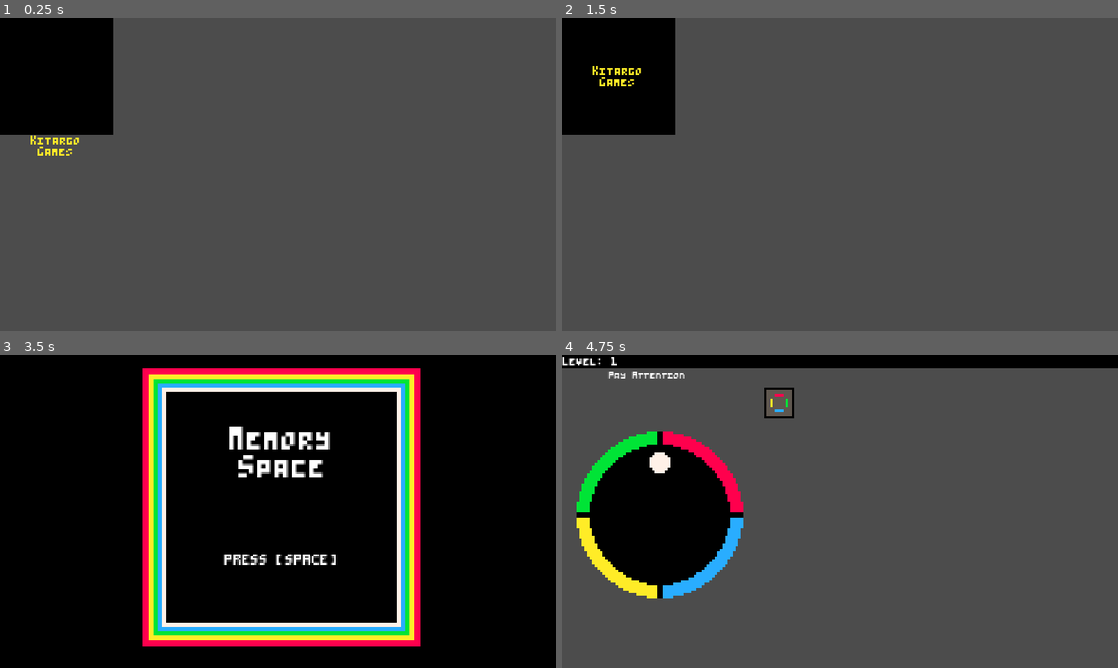
Above: before the commit, frames 1-4 (two rows, left to right).
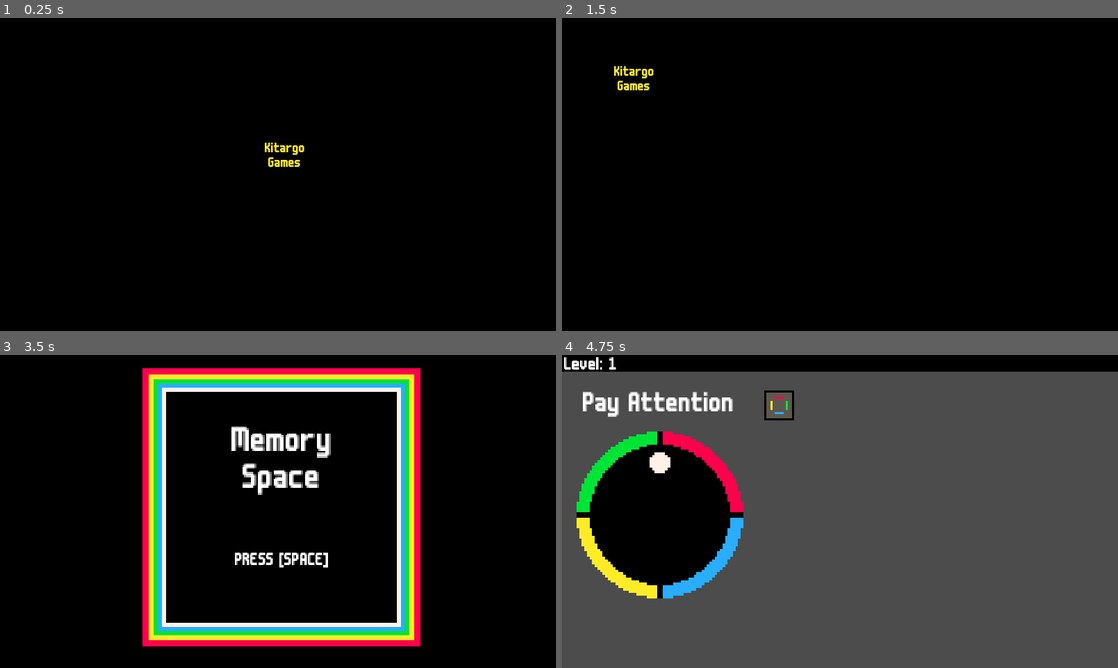
Above: after the commit, the same moments.

Repository: sugarvoid/memory-space
Game: Godot game, scene res://scene/SplashScreen.tscn
Same seed, same stepped clock (60 frames per second), same inputs: the game is played once before the commit and once after it.
Inputs:
- Up to frame 1 (0.25 s): no input
- Up to frame 2 (1.5 s): tap Enter (ui_accept) at 0.5, 0.77 s; hold Space (space) 0.53-1.28 s; tap Space (space) at 1.35 s
- Up to frame 3 (3.5 s): tap Enter (ui_accept) at 1.52, 2, 2.75, 3.02 s; hold Space (space) 2.03-2.78 s; tap Space (space) at 2.85 s
- Up to frame 4 (4.75 s): tap Space (space) at 3.5, 4.35 s; hold Space (space) 3.53-4.28 s; tap Enter (ui_accept) at 3.77, 4.52 s

The runs differ from the first frame. In frame 1, 92% of the frame differs, in the area x 0-100%, y 0-100%; in frame 2, 93%; in frame 3, 2.4%; in frame 4, 2.6%.

Commit message:
Changed font

Diff:
--- a/Game.tscn
+++ b/Game.tscn
@@ -4,12 +4,12 @@
 [ext_resource path="res://Game.gd" type="Script" id=2]
 [ext_resource path="res://image/ball.png" type="Texture" id=3]
 [ext_resource path="res://image/wheel.png" type="Texture" id=4]
+[ext_resource path="res://font/m6x11_16.tres" type="DynamicFont" id=5]
 [ext_resource path="res://Ball.gd" type="Script" id=6]
 [ext_resource path="res://Segment.tscn" type="PackedScene" id=7]
-[ext_resource path="res://font/pico_12.tres" type="DynamicFont" id=8]
 
 [sub_resource type="RectangleShape2D" id=1]
-extents = Vector2( 2, 7.5 )
+extents = Vector2( 1.33333, 7.5 )
 
 [sub_resource type="Animation" id=2]
 resource_name = "start_round"
@@ -71,7 +71,7 @@
 [node name="SquareContainer" type="Node2D" parent="."]
 
 [node name="StartingPos" type="Position2D" parent="."]
-position = Vector2( 210, 55 )
+position = Vector2( 210, 58 )
 
 [node name="Sprite" type="Sprite" parent="."]
 visible = false
@@ -83,8 +83,8 @@
 region_rect = Rect2( 6, 0, 1, 1 )
 
 [node name="Sprite2" type="Sprite" parent="."]
-position = Vector2( 644, 15 )
-scale = Vector2( 666.5, 15.5 )
+position = Vector2( 644, 19 )
+scale = Vector2( 666.5, 19.5 )
 texture = ExtResource( 1 )
 hframes = 16
 region_rect = Rect2( 0, 0, 1, 1 )
@@ -122,20 +122,21 @@
 shape = SubResource( 1 )
 
 [node name="LblLevel" type="Label" parent="."]
-margin_left = 1.0
-margin_top = 1.0
-margin_right = 41.0
-margin_bottom = 7.0
-rect_scale = Vector2( 2, 2 )
-custom_fonts/font = ExtResource( 8 )
+margin_left = 2.0
+margin_top = 2.0
+margin_right = 45.0
+margin_bottom = 16.0
+rect_scale = Vector2( 1.3, 1.3 )
+custom_fonts/font = ExtResource( 5 )
+text = "Level 1"
 
 [node name="Instructions" type="Label" parent="."]
-margin_left = 30.0
-margin_top = 18.0
-margin_right = 111.0
-margin_bottom = 29.0
-rect_scale = Vector2( 1.7, 1.7 )
-custom_fonts/font = ExtResource( 8 )
+margin_left = 22.0
+margin_top = 42.0
+margin_right = 107.0
+margin_bottom = 56.0
+rect_scale = Vector2( 2, 2 )
+custom_fonts/font = ExtResource( 5 )
 text = "Pay Attention"
 align = 1
 
@@ -146,7 +147,7 @@
 margin_right = 100.0
 margin_bottom = 53.0
 rect_scale = Vector2( 1.7, 1.7 )
-custom_fonts/font = ExtResource( 8 )
+custom_fonts/font = ExtResource( 5 )
 text = "Your Turn"
 align = 1
 
--- /dev/null
+++ b/font/m6x11_16.tres
@@ -0,0 +1,6 @@
+[gd_resource type="DynamicFont" load_steps=2 format=2]
+
+[ext_resource path="res://font/m6x11.ttf" type="DynamicFontData" id=1]
+
+[resource]
+font_data = ExtResource( 1 )
--- a/scene/GameOver.tscn
+++ b/scene/GameOver.tscn
@@ -31,17 +31,17 @@
 script = ExtResource( 2 )
 
 [node name="Sprite2" type="Sprite" parent="."]
-position = Vector2( 130, 134 )
-scale = Vector2( 132, 135 )
+position = Vector2( 672, 377 )
+scale = Vector2( 674, 378 )
 texture = ExtResource( 3 )
 region_enabled = true
 region_rect = Rect2( 0, 0, 1, 1 )
 
 [node name="Label" type="Label" parent="."]
-margin_left = -8.0
-margin_top = 84.0
-margin_right = 147.0
-margin_bottom = 107.0
+margin_left = 266.0
+margin_top = 170.0
+margin_right = 421.0
+margin_bottom = 193.0
 custom_fonts/font = SubResource( 1 )
 text = "Press Space To
 Try Again"
@@ -54,7 +54,7 @@
 stream = ExtResource( 4 )
 
 [node name="Top" type="Sprite" parent="."]
-position = Vector2( 61, 35 )
+position = Vector2( 347, 57 )
 scale = Vector2( 2, 2 )
 z_index = 1
 texture = ExtResource( 6 )
--- a/scene/MainScreen.tscn
+++ b/scene/MainScreen.tscn
@@ -1,18 +1,10 @@
-[gd_scene load_steps=9 format=2]
+[gd_scene load_steps=7 format=2]
 
-[ext_resource path="res://font/PICO-8 mono.ttf" type="DynamicFontData" id=1]
+[ext_resource path="res://font/m6x11_16.tres" type="DynamicFont" id=1]
 [ext_resource path="res://script/MainScreen.gd" type="Script" id=2]
 [ext_resource path="res://image/title_bg.png" type="Texture" id=3]
 [ext_resource path="res://sound/memory_space_title.ogg" type="AudioStream" id=4]
 [ext_resource path="res://image/boot_image.png" type="Texture" id=5]
-
-[sub_resource type="DynamicFont" id=2]
-size = 8
-font_data = ExtResource( 1 )
-
-[sub_resource type="DynamicFont" id=3]
-size = 4
-font_data = ExtResource( 1 )
 
 [sub_resource type="Animation" id=1]
 resource_name = "blink"
@@ -54,17 +46,18 @@
 margin_top = -37.0
 margin_right = 31.0
 margin_bottom = -4.0
-custom_fonts/font = SubResource( 2 )
+custom_fonts/font = ExtResource( 1 )
 text = "Memory
 Space"
 align = 1
 
 [node name="Label" type="Label" parent="Sprite2"]
-margin_left = -52.0
-margin_top = 21.0
-margin_right = 52.0
-margin_bottom = 35.0
-custom_fonts/font = SubResource( 3 )
+margin_left = -25.745
+margin_top = 20.977
+margin_right = 78.255
+margin_bottom = 34.977
+rect_scale = Vector2( 0.5, 0.5 )
+custom_fonts/font = ExtResource( 1 )
 text = "PRESS [SPACE]"
 align = 1
 
--- a/scene/SplashScreen.tscn
+++ b/scene/SplashScreen.tscn
@@ -1,13 +1,9 @@
-[gd_scene load_steps=7 format=2]
+[gd_scene load_steps=6 format=2]
 
-[ext_resource path="res://font/PICO-8 mono.ttf" type="DynamicFontData" id=1]
+[ext_resource path="res://font/m6x11_16.tres" type="DynamicFont" id=1]
 [ext_resource path="res://script/SplashScreen.gd" type="Script" id=2]
 [ext_resource path="res://image/pico-8-1x.png" type="Texture" id=3]
 [ext_resource path="res://sound/kitargo_logo.wav" type="AudioStream" id=4]
-
-[sub_resource type="DynamicFont" id=2]
-size = 8
-font_data = ExtResource( 1 )
 
 [sub_resource type="Animation" id=1]
 resource_name = "rise_up"
@@ -29,19 +25,19 @@
 script = ExtResource( 2 )
 
 [node name="Sprite2" type="Sprite" parent="."]
-position = Vector2( 130, 134 )
-scale = Vector2( 132, 135 )
+position = Vector2( 652, 376 )
+scale = Vector2( 654, 377 )
 texture = ExtResource( 3 )
 region_enabled = true
 region_rect = Rect2( 0, 0, 1, 1 )
 
 [node name="Label" type="Label" parent="."]
-margin_left = 30.0
-margin_top = 135.0
-margin_right = 98.0
-margin_bottom = 160.0
+margin_left = 275.0
+margin_top = 143.0
+margin_right = 381.0
+margin_bottom = 190.0
 custom_colors/font_color = Color( 1, 0.92549, 0.152941, 1 )
-custom_fonts/font = SubResource( 2 )
+custom_fonts/font = ExtResource( 1 )
 text = "Kitargo
 Games"
 align = 1
Not shown, added: docs/credit.txt
Binary file added: font/ThaleahFat.ttf
Binary file added: font/m6x11.ttf
Renamed: font/pico_12.tres -> font/thaleah_fat_16.tres
